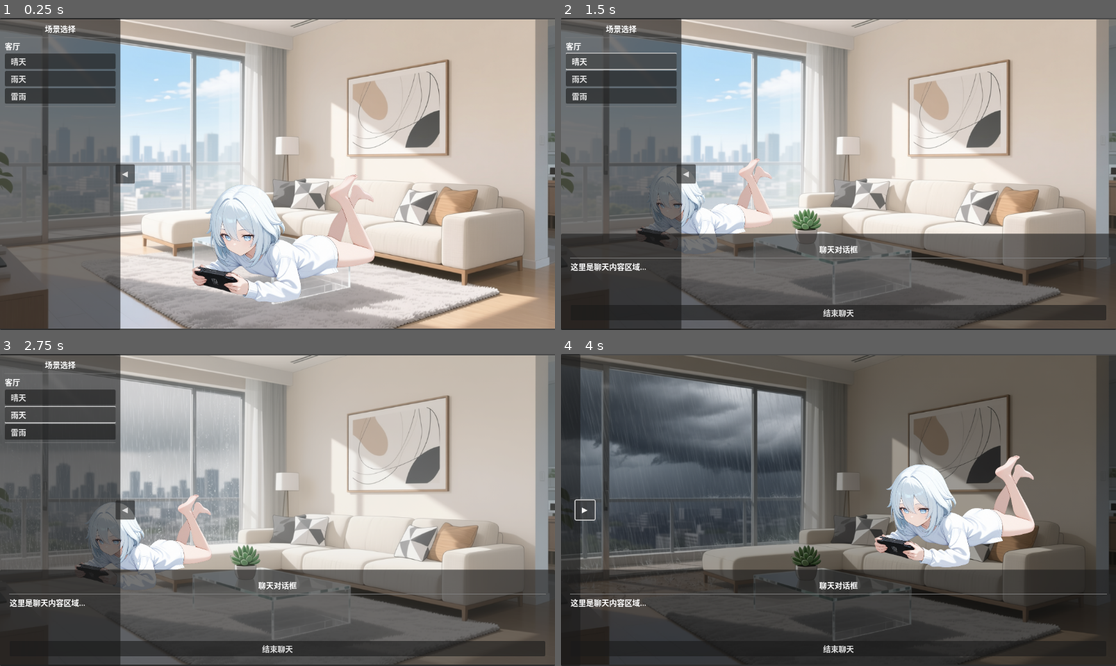
Above: before the commit, frames 1-4 (two rows, left to right).
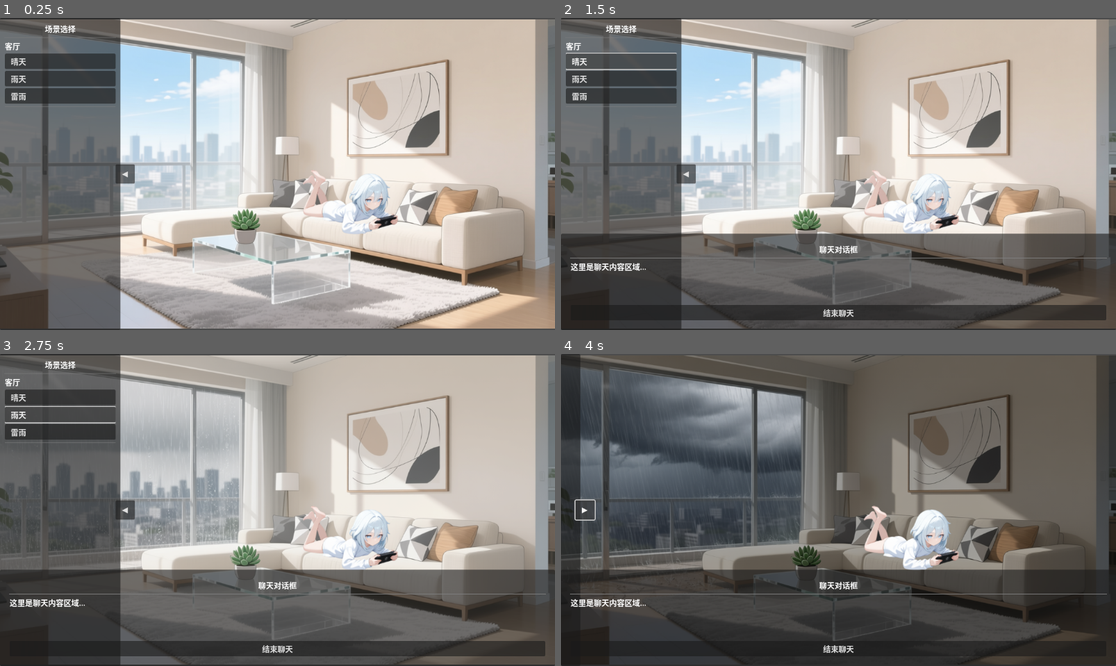
Above: after the commit, the same moments.

Repository: xhc2008/CABM-ED
Game: Godot game, scene res://scripts/main.tscn
Two runs of this game, one before a commit and one after it. Both use one fixed random seed, a clock stepped at 60 frames per second and the inputs below.
Inputs (mouse positions are in pixels of both pictures, inside the frame that each line leads up to; where the layout moved, square brackets give the same spot in the first picture):
- Up to frame 1 (0.25 s): no input
- Up to frame 2 (1.5 s): click (910, 202) [838, 236] at 0.5 s; click "晴天" at 1.25 s
- Up to frame 3 (2.75 s): click "雨天" at 2 s
- Up to frame 4 (4 s): click "雷雨" at 2.75 s; click "◀" at 3.5 s

The runs differ from the first frame. In frame 1, 7.1% of the frame differs, in the area x 34-72%, y 48-92%; in frame 2, 3.1%; in frame 3, 3.8%; in frame 4, 5.9%.

Commit message:
fix: 角色大小

Diff:
--- a/config/character_presets.json
+++ b/config/character_presets.json
@@ -2,26 +2,10 @@
   "livingroom": [
     {
       "image": "1.png",
-      "scale": 0.3,
+      "scale": 1.0,
       "position": {
-        "x": 0.25,
-        "y": 0.6
-      }
-    },
-    {
-      "image": "1.png",
-      "scale": 0.35,
-      "position": {
-        "x": 0.7,
-        "y": 0.5
-      }
-    },
-    {
-      "image": "1.png",
-      "scale": 0.4,
-      "position": {
-        "x": 0.5,
-        "y": 0.7
+        "x": 0.63,
+        "y": 0.59
       }
     }
   ]
--- a/scripts/character.gd
+++ b/scripts/character.gd
@@ -6,7 +6,6 @@
 var original_preset: Dictionary
 var is_chatting: bool = false
 var background_node: TextureRect
-var base_background_size: Vector2  # 背景的基准大小（第一次加载时的大小）
 
 # 聊天状态的配置
 const CHAT_POSITION_RATIO = Vector2(0.5, 0.4)
@@ -24,17 +23,30 @@
 	if not is_chatting and visible and original_preset.size() > 0:
 		_update_position_and_scale_from_preset()
 
-func _get_background_scale_factor() -> float:
-	if not background_node or base_background_size == Vector2.ZERO:
-		return 1.0
+# 获取实际渲染的背景图片区域（考虑黑边）
+func _get_actual_background_rect() -> Dictionary:
+	if not background_node or not background_node.texture:
+		return {"size": Vector2.ZERO, "offset": Vector2.ZERO, "scale": 1.0}
 
-	# 计算背景的缩放比例（使用较小的维度以保持比例）
-	var current_size = background_node.size
-	var scale_x = current_size.x / base_background_size.x
-	var scale_y = current_size.y / base_background_size.y
+	var container_size = background_node.size
+	var texture_size = background_node.texture.get_size()
 
-	# 使用较小的缩放比例，确保角色不会超出背景
-	return min(scale_x, scale_y)
+	# 计算保持比例的缩放
+	var scale_x = container_size.x / texture_size.x
+	var scale_y = container_size.y / texture_size.y
+	var bg_scale = min(scale_x, scale_y)  # 保持比例，使用较小的缩放
+
+	# 计算实际渲染的图片大小
+	var actual_size = texture_size * bg_scale
+
+	# 计算偏移（居中）
+	var offset = (container_size - actual_size) / 2.0
+
+	return {
+		"size": actual_size,
+		"offset": offset,
+		"scale": bg_scale
+	}
 
 func _update_position_and_scale_from_preset():
 	if not background_node:
@@ -44,30 +56,32 @@
 	if not texture_normal:
 		return
 
-	# 获取背景的实际大小
-	var bg_size = background_node.size
-
-	# 计算背景的缩放比例
-	var bg_scale_factor = _get_background_scale_factor()
+	# 获取实际渲染的背景区域
+	var bg_rect = _get_actual_background_rect()
+	var actual_bg_size = bg_rect.size
+	var bg_offset = bg_rect.offset
+	var bg_scale = bg_rect.scale
 
 	# 应用缩放到角色（基础缩放 × 背景缩放比例）
-	var final_scale = original_preset.scale * bg_scale_factor
+	var final_scale = original_preset.scale * bg_scale
 	scale = Vector2(final_scale, final_scale)
 
-	# 计算角色中心点应该在的位置（相对于背景的本地坐标）
-	var char_center_pos = Vector2(
-		original_preset.position.x * bg_size.x,
-		original_preset.position.y * bg_size.y
+	# 计算角色中心点应该在的位置（在实际背景图片上）
+	var char_center_in_bg = Vector2(
+		original_preset.position.x * actual_bg_size.x,
+		original_preset.position.y * actual_bg_size.y
 	)
 
+	# 加上偏移，得到相对于背景节点的位置
+	var char_center_pos = char_center_in_bg + bg_offset
+
 	# 计算角色左上角的位置（因为position是左上角）
-	# 需要减去缩放后的图片尺寸的一半
 	var texture_size = texture_normal.get_size()
 	var scaled_half_size = texture_size * final_scale / 2.0
 
 	position = char_center_pos - scaled_half_size
 
-	print("背景大小: ", bg_size, " 缩放因子: ", bg_scale_factor, " 最终缩放: ", final_scale, " position: ", position)
+	print("实际背景大小: ", actual_bg_size, " 偏移: ", bg_offset, " 缩放: ", bg_scale, " 角色position: ", position)
 
 func load_character_for_scene(scene_id: String):
 	current_scene = scene_id
@@ -107,10 +121,7 @@
 	if ResourceLoader.exists(image_path):
 		texture_normal = load(image_path)
 
-		# 记录背景的基准大小（如果还没记录）
-		if background_node and base_background_size == Vector2.ZERO:
-			base_background_size = background_node.size
-			print("记录基准背景大小: ", base_background_size)
+
 
 		# 更新位置和缩放
 		_update_position_and_scale_from_preset()
@@ -137,17 +148,23 @@
 		print("错误: start_chat 时 background_node 为空")
 		return
 
-	var bg_size = background_node.size
+	# 获取实际渲染的背景区域
+	var bg_rect = _get_actual_background_rect()
+	var actual_bg_size = bg_rect.size
+	var bg_offset = bg_rect.offset
+	var bg_scale = bg_rect.scale
 
 	# 计算背景缩放因子
-	var bg_scale_factor = _get_background_scale_factor()
-	var final_chat_scale = CHAT_SCALE * bg_scale_factor
+	var final_chat_scale = CHAT_SCALE * bg_scale
 
-	# 计算中心点位置
-	var center_pos = Vector2(
-		CHAT_POSITION_RATIO.x * bg_size.x,
-		CHAT_POSITION_RATIO.y * bg_size.y
+	# 计算中心点位置（在实际背景图片上）
+	var center_in_bg = Vector2(
+		CHAT_POSITION_RATIO.x * actual_bg_size.x,
+		CHAT_POSITION_RATIO.y * actual_bg_size.y
 	)
+
+	# 加上偏移
+	var center_pos = center_in_bg + bg_offset
 
 	# 计算左上角位置（减去缩放后图片尺寸的一半）
 	var texture_size = texture_normal.get_size()
--- /dev/null
+++ b/scripts/character_debug.gd
@@ -0,0 +1,137 @@
+extends Control
+
+# 角色位置调试工具
+# 按 F1 开启/关闭调试模式
+# 在调试模式下，可以拖动角色到想要的位置
+# 控制台会输出对应的配置坐标
+
+var character: TextureButton
+var background: TextureRect
+var debug_label: Label
+
+var debug_mode: bool = false
+var dragging: bool = false
+var drag_offset: Vector2
+
+func _ready():
+	# 获取节点引用（通过父节点）
+	var parent = get_parent()
+	if parent:
+		background = parent.get_node("Background")
+		if background:
+			character = background.get_node("Character")
+
+	# 创建调试标签
+	debug_label = Label.new()
+	debug_label.position = Vector2(10, 10)
+	debug_label.add_theme_font_size_override("font_size", 16)
+	debug_label.visible = false
+	add_child(debug_label)
+
+	# 连接角色的输入事件
+	if character:
+		character.gui_input.connect(_on_character_gui_input)
+	else:
+		print("警告: 调试工具无法找到角色节点")
+
+func _input(event):
+	# F1 切换调试模式
+	if event is InputEventKey and event.pressed and event.keycode == KEY_F1:
+		debug_mode = !debug_mode
+		debug_label.visible = debug_mode
+
+		if debug_mode:
+			print("\n=== 角色位置调试模式已开启 ===")
+			print("拖动角色到想要的位置")
+			print("松开鼠标后会在控制台输出配置坐标")
+			print("按 F1 关闭调试模式\n")
+		else:
+			print("\n=== 角色位置调试模式已关闭 ===\n")
+
+		_update_debug_info()
+
+func _on_character_gui_input(event):
+	if not debug_mode:
+		return
+
+	if event is InputEventMouseButton:
+		if event.button_index == MOUSE_BUTTON_LEFT:
+			if event.pressed:
+				# 开始拖动
+				dragging = true
+				drag_offset = event.position
+			else:
+				# 结束拖动
+				dragging = false
+				_print_character_config()
+
+func _process(_delta):
+	if not debug_mode or not character or not background:
+		return
+
+	if dragging:
+		# 更新角色位置
+		var bg_local_pos = background.get_local_mouse_position()
+
+		# 计算角色中心应该在的位置
+		if character.texture_normal:
+			var char_size = character.texture_normal.get_size() * character.scale
+			character.position = bg_local_pos - char_size / 2.0
+
+		_update_debug_info()
+
+func _update_debug_info():
+	if not debug_mode or not character or not character.texture_normal:
+		return
+
+	var config = _get_current_config()
+
+	debug_label.text = "调试模式 (F1关闭)\n"
+	debug_label.text += "拖动角色到想要的位置\n"
+	debug_label.text += "---\n"
+	debug_label.text += "位置: (%.2f, %.2f)\n" % [config.x, config.y]
+	debug_label.text += "缩放: %.2f" % config.scale
+
+func _get_current_config() -> Dictionary:
+	if not character or not character.texture_normal or not background or not background.texture:
+		return {"x": 0.0, "y": 0.0, "scale": 1.0}
+
+	# 获取实际背景区域
+	var bg_rect = character._get_actual_background_rect()
+	var actual_bg_size = bg_rect.size
+	var bg_offset = bg_rect.offset
+
+	# 计算角色中心位置
+	var char_size = character.texture_normal.get_size() * character.scale
+	var char_center = character.position + char_size / 2.0
+
+	# 减去偏移，得到在实际背景上的位置
+	var pos_in_bg = char_center - bg_offset
+
+	# 转换为比例
+	var ratio_x = pos_in_bg.x / actual_bg_size.x if actual_bg_size.x > 0 else 0.0
+	var ratio_y = pos_in_bg.y / actual_bg_size.y if actual_bg_size.y > 0 else 0.0
+
+	# 计算相对于背景的缩放
+	var bg_scale = bg_rect.scale
+	var relative_scale = character.scale.x / bg_scale if bg_scale > 0 else 1.0
+
+	return {
+		"x": clamp(ratio_x, 0.0, 1.0),
+		"y": clamp(ratio_y, 0.0, 1.0),
+		"scale": relative_scale
+	}
+
+func _print_character_config():
+	var config = _get_current_config()
+
+	print("\n--- 角色配置 ---")
+	print('{')
+	print('  "image": "1.png",')
+	print('  "scale": %.2f,' % config.scale)
+	print('  "position": {')
+	print('    "x": %.2f,' % config.x)
+	print('    "y": %.2f' % config.y)
+	print('  }')
+	print('}')
+	print("--- 复制上面的配置到 config/character_presets.json ---\n")
--- a/scripts/main.gd
+++ b/scripts/main.gd
@@ -4,6 +4,7 @@
 @onready var sidebar = $Sidebar
 @onready var character = $Background/Character
 @onready var chat_dialog = $ChatDialog
+@onready var debug_helper = $CharacterDebugHelper
 
 var current_scene: String = ""
 var current_weather: String = ""
--- a/scripts/main.tscn
+++ b/scripts/main.tscn
@@ -1,9 +1,10 @@
-[gd_scene load_steps=5 format=3 uid="uid://c8yqvxm7qwxqj"]
+[gd_scene load_steps=6 format=3 uid="uid://c8yqvxm7qwxqj"]
 
 [ext_resource type="Script" path="res://scripts/main.gd" id="1_main"]
 [ext_resource type="Script" path="res://scripts/sidebar.gd" id="2_sidebar"]
 [ext_resource type="Script" path="res://scripts/character.gd" id="3_character"]
 [ext_resource type="Script" path="res://scripts/chat_dialog.gd" id="4_chat_dialog"]
+[ext_resource type="Script" path="res://scripts/character_debug.gd" id="5_debug"]
 
 [node name="Main" type="Control"]
 layout_mode = 3
@@ -125,3 +126,13 @@
 [node name="EndButton" type="Button" parent="ChatDialog/MarginContainer/VBoxContainer"]
 layout_mode = 2
 text = "结束聊天"
+
+[node name="CharacterDebugHelper" type="Control" parent="."]
+layout_mode = 1
+anchors_preset = 15
+anchor_right = 1.0
+anchor_bottom = 1.0
+grow_horizontal = 2
+grow_vertical = 2
+mouse_filter = 2
+script = ExtResource("5_debug")
Binary file changed: assets/images/character/livingroom/1.png
Not shown, added: docs/character_debug_guide.md
